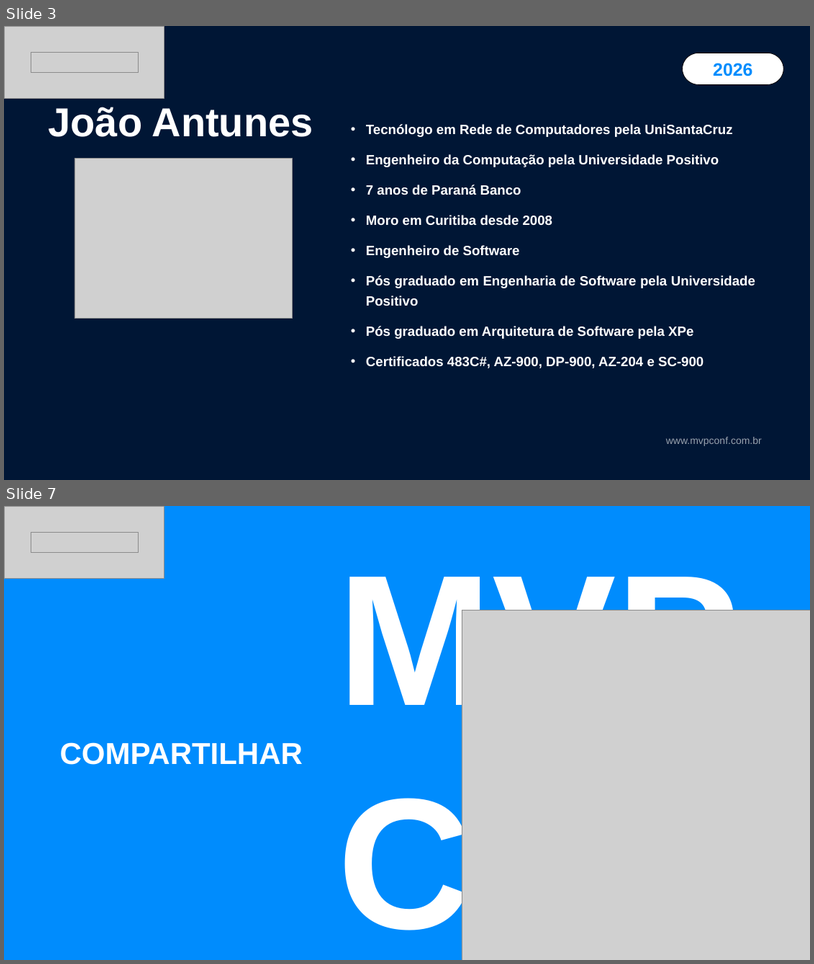
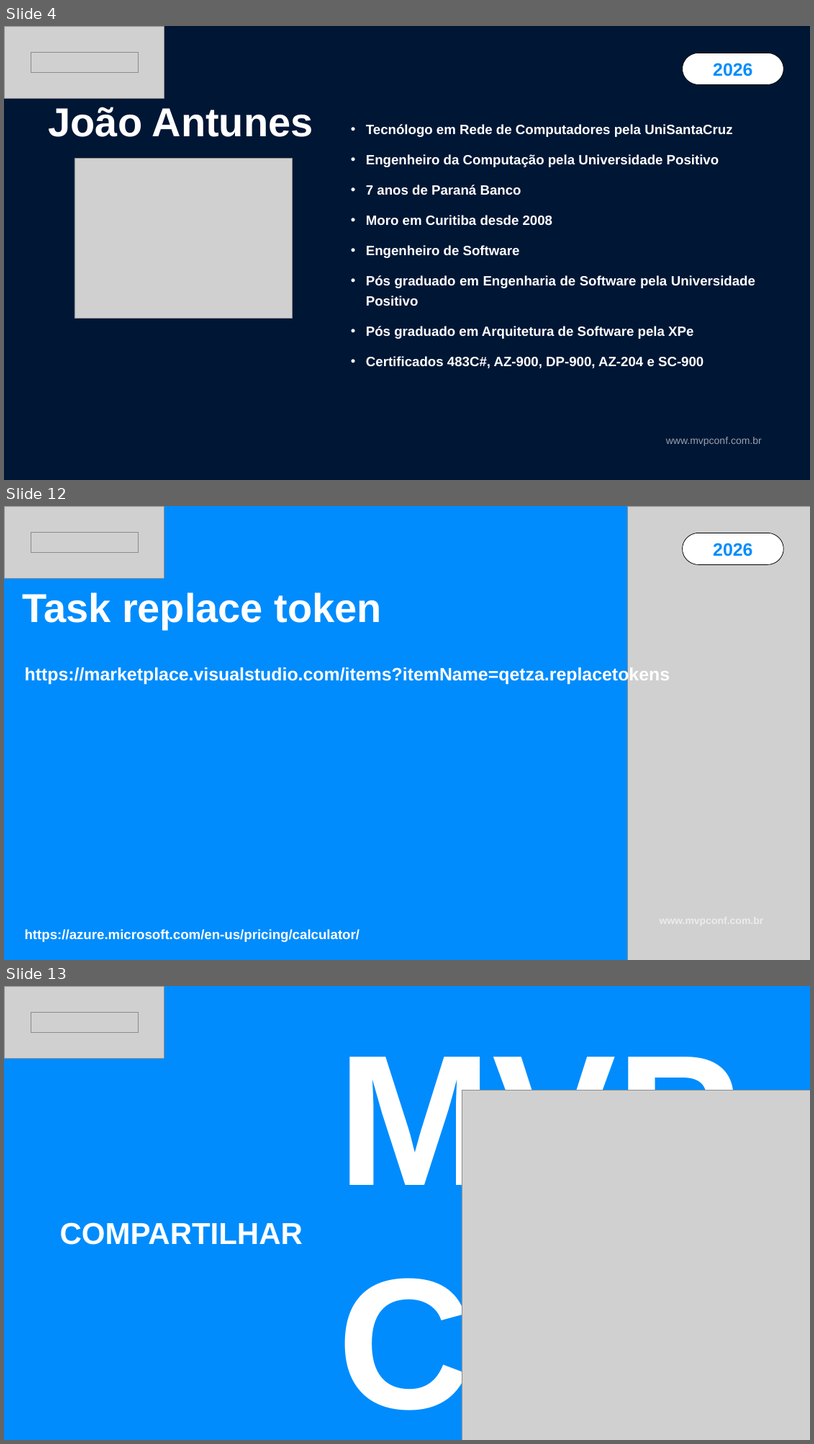
Before and after one commit to jpitapeva/keyvault_pipeline, a slide deck: Keyvault-MVPConf-2026.pptx. Shown one above the other, each under a label of ours: slides 3 and 7 before the commit, slides 4, 12 and 13 after it; the slides between them are not shown. The pictures are 814x964 and 814x1444 pixels, drawn with LibreOffice and Linux fonts; fonts in the diff are those of the drawing; grey boxes stand for pictures; background and template pictures are left out. Boxes give left, top, right and bottom in pixels: in the first picture for what was removed or moved away, otherwise in the second. Text is boxed around its words. In the diff, an @@ line names an element or a change of style, - is before the commit and + after.

```diff
--- a/Keyvault-MVPConf-2026.pptx
+++ b/Keyvault-MVPConf-2026.pptx
@@ slide 12 added at (x1=4, y1=506, x2=810, y2=960), background #008CFD @@
@@ picture added at (x1=4, y1=506, x2=164, y2=578) @@
@@ picture added at (x1=628, y1=506, x2=810, y2=960) @@
@@ picture added at (x1=31, y1=532, x2=138, y2=552) @@
@@ pill shape added at (x1=682, y1=533, x2=784, y2=565), fill #FFFFFF, outline #000000 1 pt, 32 pt, text #008CFD, bold @@
+2026
@@ text added at (x1=22, y1=592, x2=382, y2=629), 72 pt, text #FFFFFF, bold @@
+Task replace token
@@ text added at (x1=25, y1=666, x2=671, y2=685), 32 pt, text #FFFFFF, bold @@
+https://marketplace.visualstudio.com/items?itemName=qetza.replacetokens
@@ text added at (x1=25, y1=929, x2=360, y2=942), 24 pt, text #FFFFFF, bold @@
+https://azure.microsoft.com/en-us/pricing/calculator/
@@ what was slide 3 is now slide 4 @@
@@ what was slide 7 is now slide 13 @@
```
Also in this commit, not shown: 3 slides changed, 5 other slides added.
